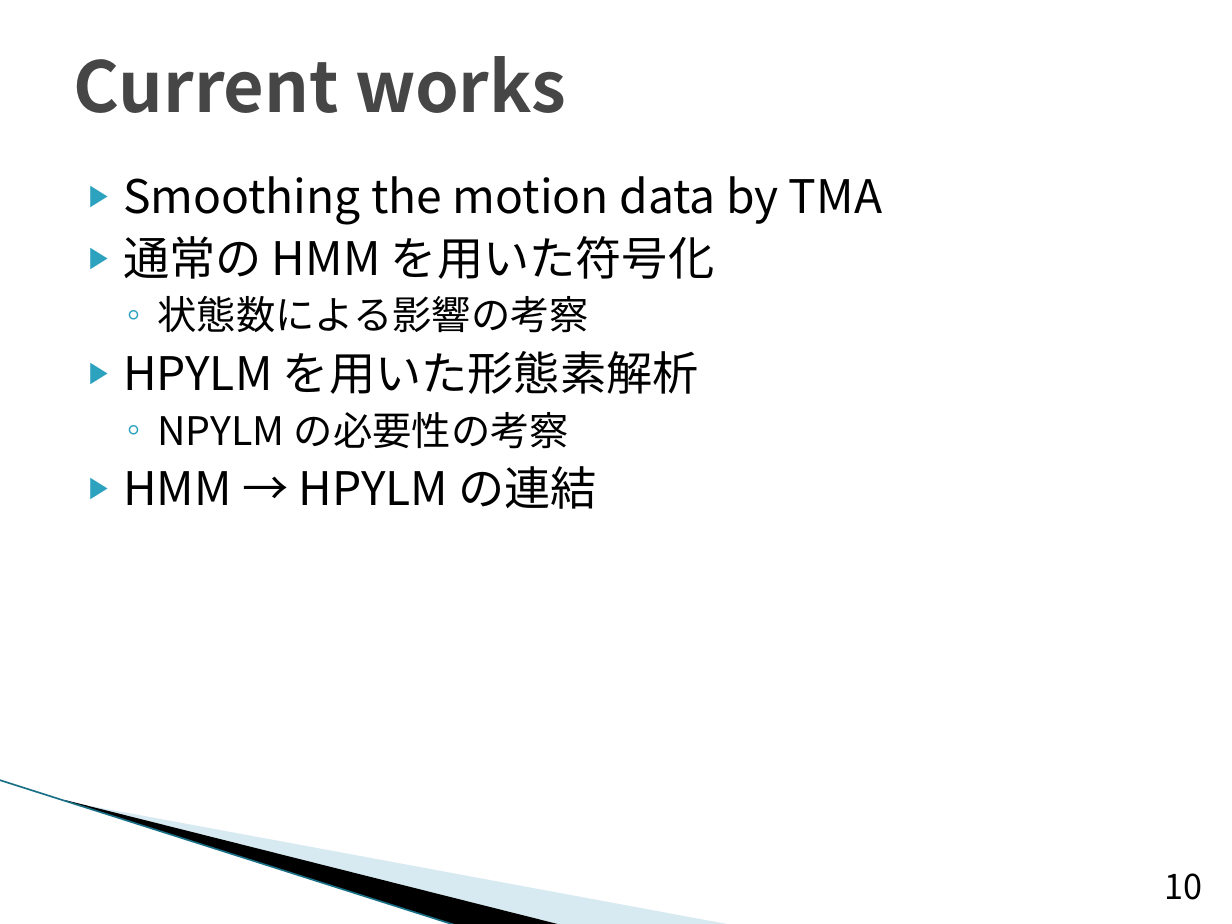
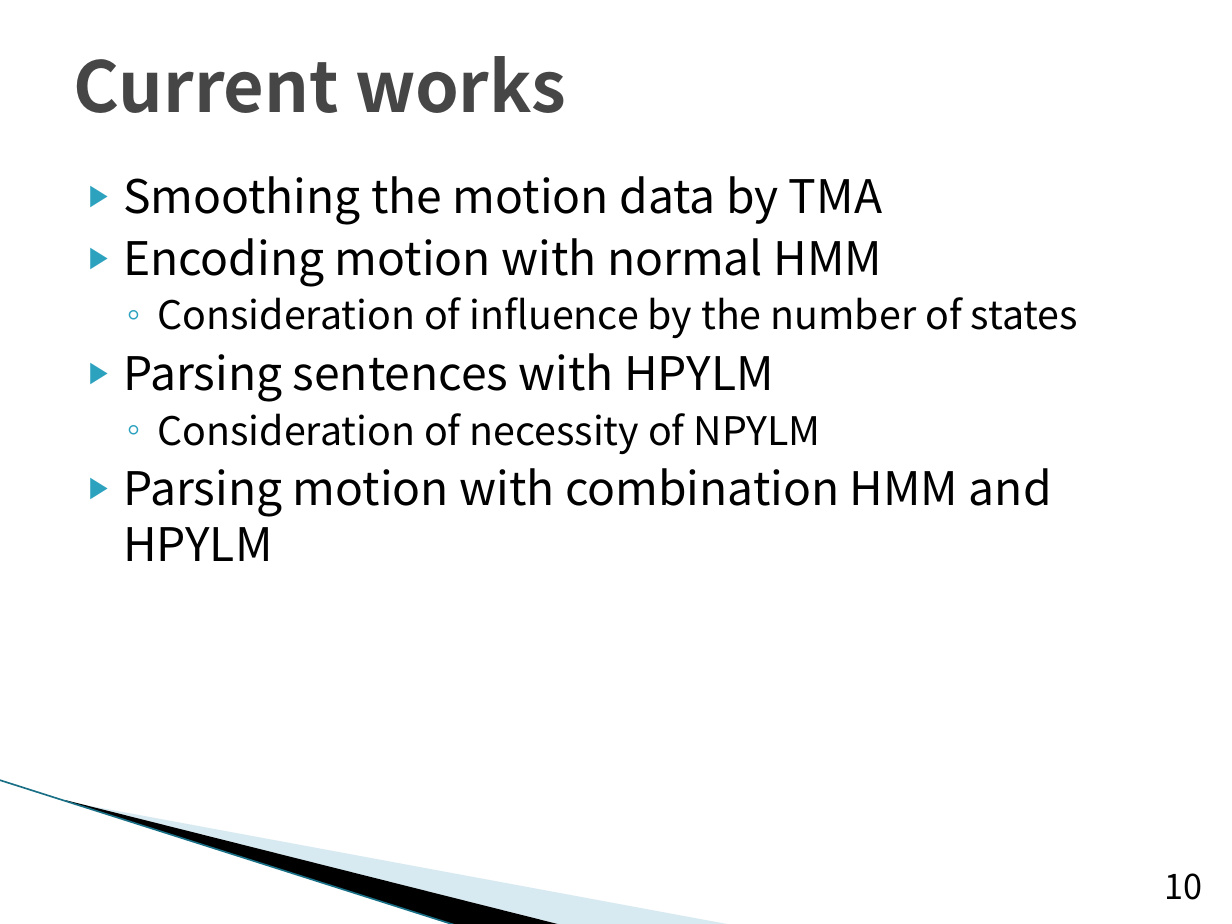
Before and after one commit to TetsuyaKomota/MyMasterStudies, a slide deck: slide 10 of slides/seminar_20170705_japanese.pptx. Drawn at 1232x924 pixels with LibreOffice and Linux fonts; fonts in the diff are those of the drawing; background and template pictures are left out. Boxes give left, top, right and bottom in pixels: in the first picture for what was removed or moved away, otherwise in the second. Text is boxed around its words. In the diff, an @@ line names an element or a change of style, - is before the commit and + after.

```diff
--- a/slides/seminar_20170705_japanese.pptx
+++ b/slides/seminar_20170705_japanese.pptx
@@ text at (123, 238, 1079, 561): text changed @@
-▶ 通常の HMM を用いた符号化
-  ◦ 状態数による影響の考察
-▶ HPYLM を用いた形態素解析
-  ◦ NPYLM の必要性の考察
-▶ HMM → HPYLM の連結
+▶ Encoding motion with normal HMM
+  ◦ Consideration of influence by the number of states
+▶ Parsing sentences with HPYLM
+  ◦ Consideration of necessity of NPYLM
+▶ Parsing motion with combination HMM and HPYLM
```
Also in this commit, not shown: 6 other slides changed, 4 slides added, 2 slides removed.
